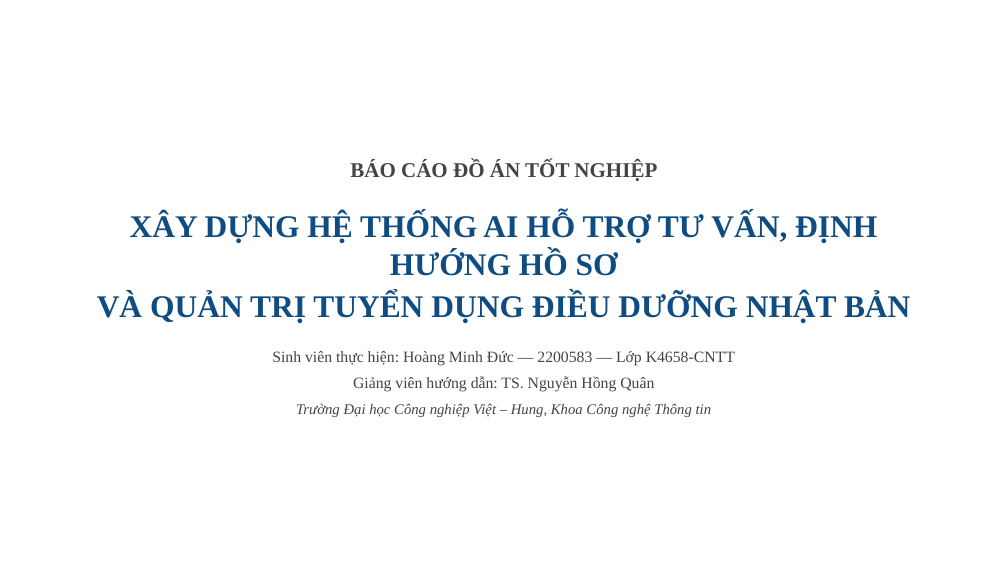
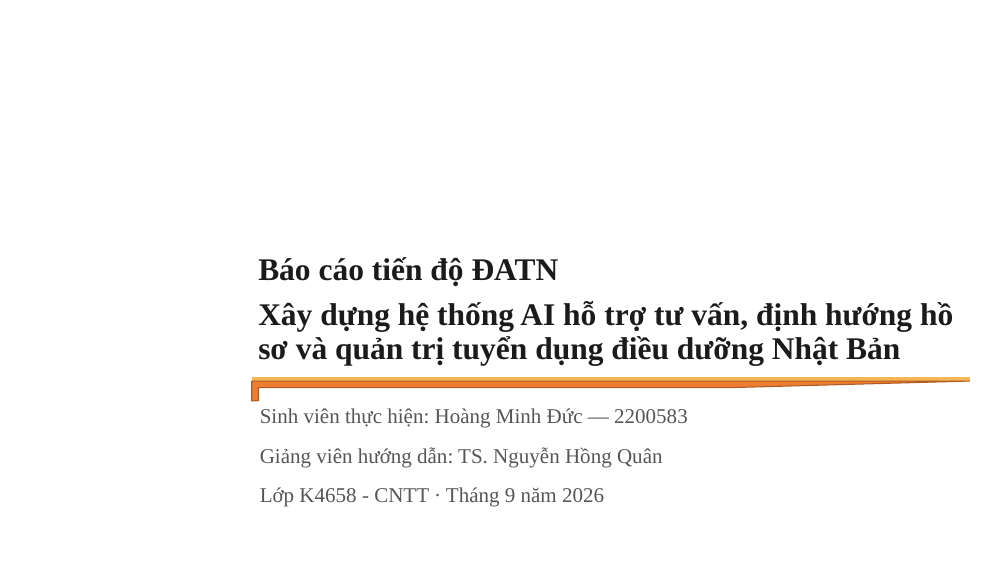
Before and after one commit to Hduc2412/Web-XKLD, a slide deck: slide 1 of tailieu/BaoCao_TienDo_DATN_HoangMinhDuc_2200583.pptx. Drawn at 1008x567 pixels with LibreOffice and Linux fonts; fonts in the diff are those of the drawing; background and template pictures are left out. Boxes give left, top, right and bottom in pixels: in the first picture for what was removed or moved away, otherwise in the second. Text is boxed around its words. In the diff, an @@ line names an element or a change of style, - is before the commit and + after.

```diff
--- a/tailieu/BaoCao_TienDo_DATN_HoangMinhDuc_2200583.pptx
+++ b/tailieu/BaoCao_TienDo_DATN_HoangMinhDuc_2200583.pptx
@@ text removed at (x1=350, y1=161, x2=657, y2=181) @@
-BÁO CÁO ĐỒ ÁN TỐT NGHIỆP
@@ title "Báo cáo tiến độ ĐATN" at (x1=258, y1=257, x2=953, y2=365): vertical alignment top to bottom @@
@@ title at (x1=258, y1=257, x2=953, y2=365): text changed; text colour #0F4C81 to #1B1B1B @@
-XÂY DỰNG HỆ THỐNG AI HỖ TRỢ TƯ VẤN, ĐỊNH HƯỚNG HỒ SƠ
-VÀ QUẢN TRỊ TUYỂN DỤNG ĐIỀU DƯỠNG NHẬT BẢN
+Báo cáo tiến độ ĐATN
+Xây dựng hệ thống AI hỗ trợ tư vấn, định hướng hồ sơ và quản trị tuyển dụng điều dưỡng Nhật Bản
@@ text removed at (x1=272, y1=351, x2=735, y2=417) @@
-Sinh viên thực hiện: Hoàng Minh Đức — 2200583 — Lớp K4658-CNTT
-Giảng viên hướng dẫn: TS. Nguyễn Hồng Quân
-Trường Đại học Công nghiệp Việt – Hung, Khoa Công nghệ Thông tin
@@ half frame added at (x1=252, y1=381, x2=970, y2=401), fill #ED7D31, outline #AF5C24 1 pt @@
@@ line added from (253, 379) to (970, 379), #F7B755 3.75 pt @@
@@ subtitle added at (x1=260, y1=408, x2=688, y2=507), 20 pt, text #555555 @@
+Sinh viên thực hiện: Hoàng Minh Đức — 2200583
+Giảng viên hướng dẫn: TS. Nguyễn Hồng Quân
+Lớp K4658 - CNTT · Tháng 9 năm 2026
```
Also in this commit, not shown: 1 other slide changed, 8 slides added, 12 slides removed.
